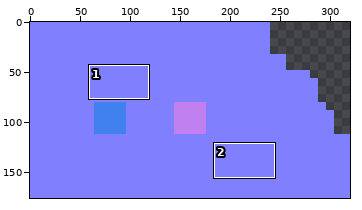
Two versions of one pixel-art file, public/assets/textures/temple_wall.aseprite. The first picture is a wide view before the edit; the outline marks the close-up.
Close-up. The starting point:
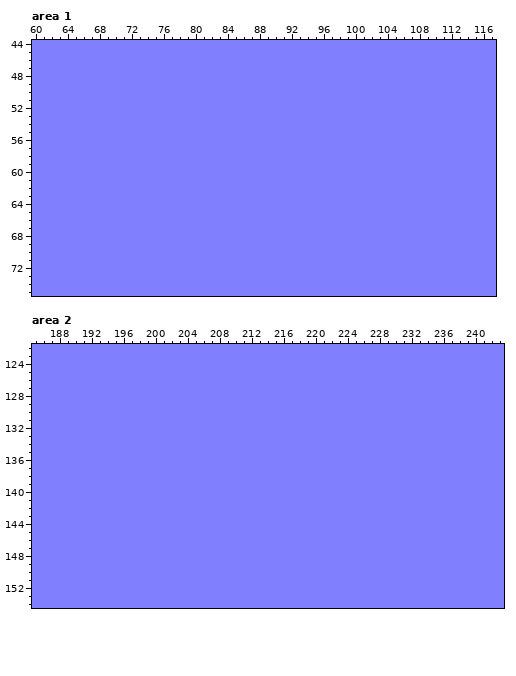
320x176 pixels, 1 frame. Shown: area 1: x 60..117, y 44..75; area 2: x 185..243, y 122..154.
And afterwards:
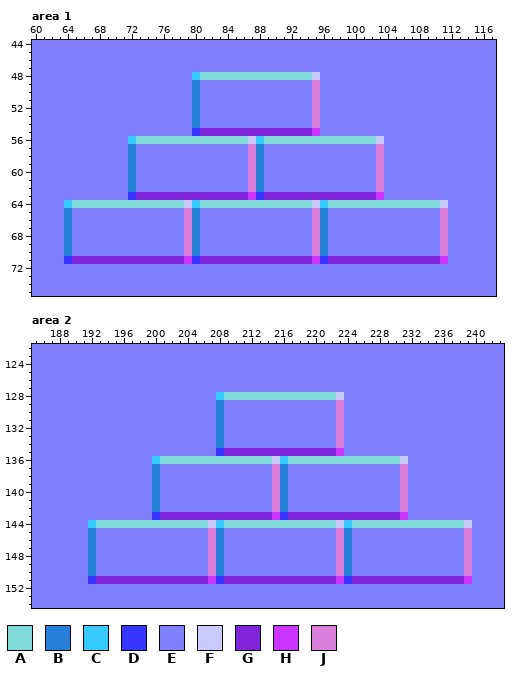
Palette (. is transparent): A #80dada  B #2680da  C #36caff  D #3636ff  E #8080ff  F #cacaff  G #8026da  H #ca36ff  J #da80da
What changed:
Area 1, layer "normal":
y 48: x 80..95 EEEEEEEEEEEEEEEE -> CAAAAAAAAAAAAAAF
y 49..54: x 80 E -> B; x 95 E -> J
y 55: x 80..95 EEEEEEEEEEEEEEEE -> DGGGGGGGGGGGGGGH
y 56: x 72..103 EEEEEEEEEEEEEEEEEEEEEEEEEEEEEEEE -> CAAAAAAAAAAAAAAFCAAAAAAAAAAAAAAF
y 57..62: x 72 E -> B; x 87..88 EE -> JB; x 103 E -> J
y 63: x 72..103 EEEEEEEEEEEEEEEEEEEEEEEEEEEEEEEE -> DGGGGGGGGGGGGGGHDGGGGGGGGGGGGGGH
y 64: x 64..111 EEEEEEEEEEEEEEEEEEEEEEEEEEEEEEEEEEEEEEEEEEEEEEEE -> CAAAAAAAAAAAAAAFCAAAAAAAAAAAAAAFCAAAAAAAAAAAAAAF
y 65..70: x 64 E -> B; x 79..80 EE -> JB; x 95..96 EE -> JB; x 111 E -> J
y 71: x 64..111 EEEEEEEEEEEEEEEEEEEEEEEEEEEEEEEEEEEEEEEEEEEEEEEE -> DGGGGGGGGGGGGGGHDGGGGGGGGGGGGGGHDGGGGGGGGGGGGGGH
Area 2, layer "normal":
y 128: x 208..223 EEEEEEEEEEEEEEEE -> CAAAAAAAAAAAAAAF
y 129..134: x 208 E -> B; x 223 E -> J
y 135: x 208..223 EEEEEEEEEEEEEEEE -> DGGGGGGGGGGGGGGH
y 136: x 200..231 EEEEEEEEEEEEEEEEEEEEEEEEEEEEEEEE -> CAAAAAAAAAAAAAAFCAAAAAAAAAAAAAAF
y 137..142: x 200 E -> B; x 215..216 EE -> JB; x 231 E -> J
y 143: x 200..231 EEEEEEEEEEEEEEEEEEEEEEEEEEEEEEEE -> DGGGGGGGGGGGGGGHDGGGGGGGGGGGGGGH
y 144: x 192..239 EEEEEEEEEEEEEEEEEEEEEEEEEEEEEEEEEEEEEEEEEEEEEEEE -> CAAAAAAAAAAAAAAFCAAAAAAAAAAAAAAFCAAAAAAAAAAAAAAF
y 145..150: x 192 E -> B; x 207..208 EE -> JB; x 223..224 EE -> JB; x 239 E -> J
y 151: x 192..239 EEEEEEEEEEEEEEEEEEEEEEEEEEEEEEEEEEEEEEEEEEEEEEEE -> DGGGGGGGGGGGGGGHDGGGGGGGGGGGGGGHDGGGGGGGGGGGGGGH
Boxes around the changes in both close-ups, in picture pixels (x1, y1, x2, y2):
changed: (64, 72, 448, 264)
changed: (88, 392, 472, 584)
